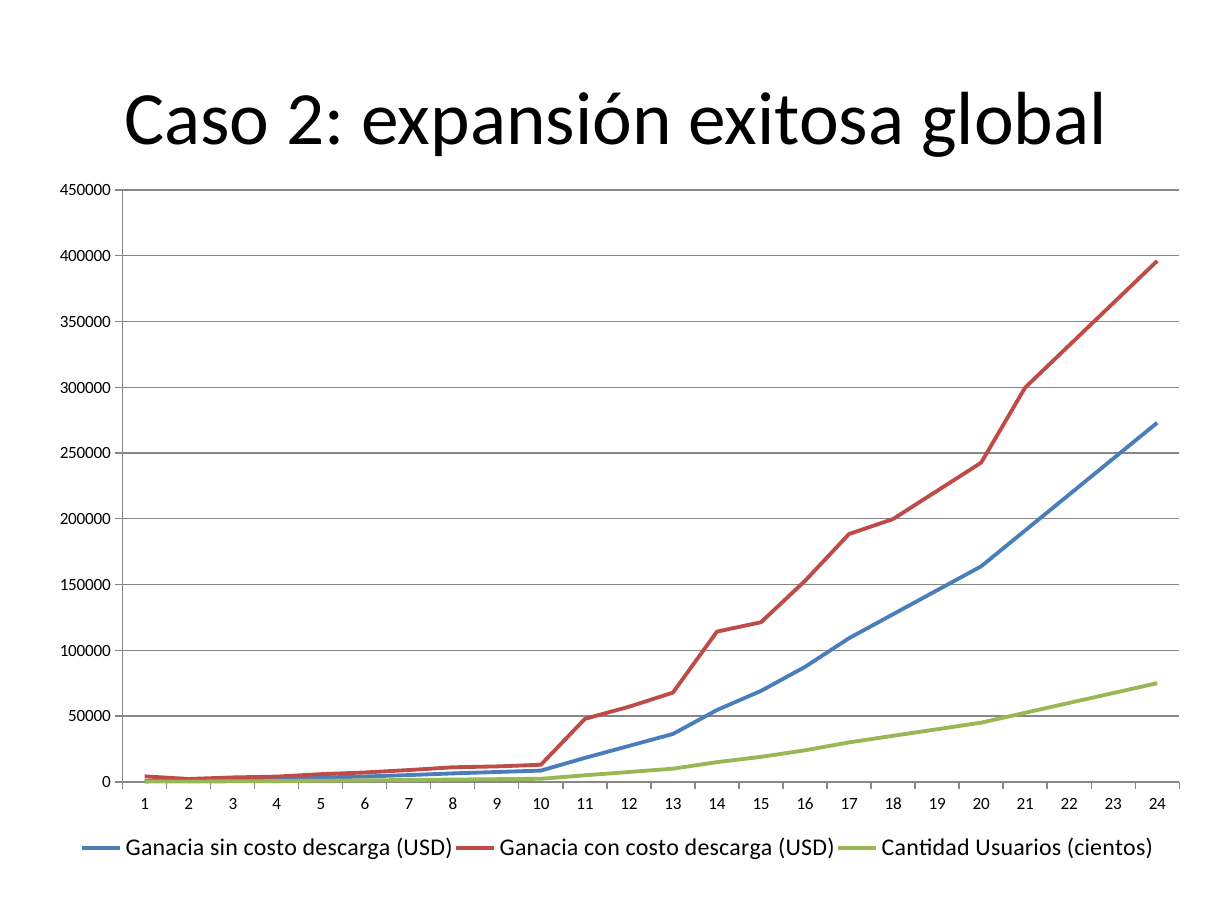
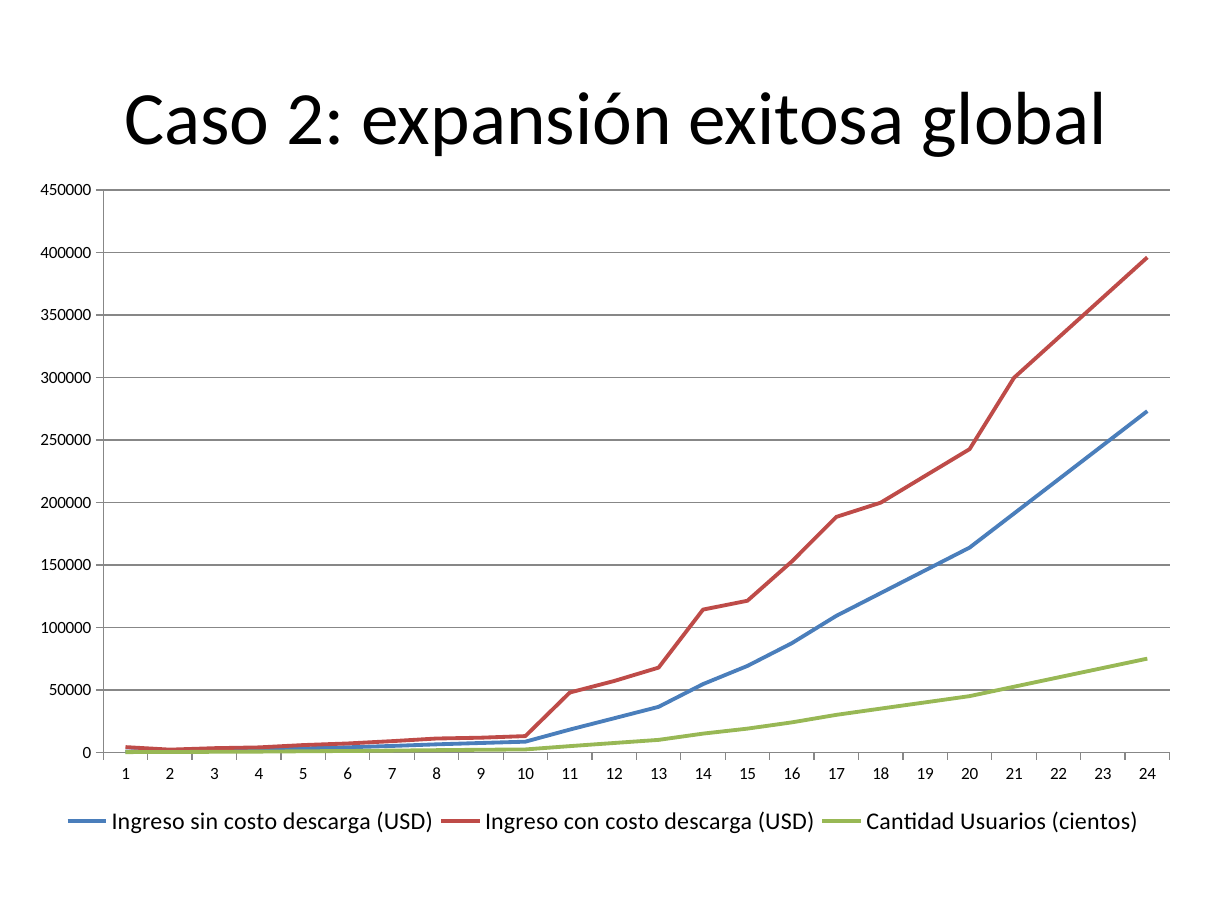
Before and after one commit to dschenkelman/taller-proyectos, a slide deck: slide 10 of Assets/Presentación negocio.pptx. Drawn at 1232x924 pixels with LibreOffice and Linux fonts; fonts in the diff are those of the drawing. Boxes give left, top, right and bottom in pixels: in the first picture for what was removed or moved away, otherwise in the second. Text is boxed around its words. In the diff, an @@ line names an element or a change of style, - is before the commit and + after.

```diff
--- a/Assets/Presentación negocio.pptx
+++ b/Assets/Presentación negocio.pptx
@@ line chart at bbox=[25, 171, 1189, 870] @@
-Ganacia sin costo descarga (USD): 0, 0, 0, 0, 0, 0, 10000, 10000, 10000, 10000, 20000, 30000, 40000, 50000, 70000, 90000, 110000, 130000, 150000, 160000, 190000, 220000, 250000, 270000
+Ingreso sin costo descarga (USD): 0, 0, 0, 0, 0, 0, 10000, 10000, 10000, 10000, 20000, 30000, 40000, 50000, 70000, 90000, 110000, 130000, 150000, 160000, 190000, 220000, 250000, 270000
-Ganacia con costo descarga (USD): 0, 0, 0, 0, 10000, 10000, 10000, 10000, 10000, 10000, 50000, 60000, 70000, 110000, 120000, 150000, 190000, 200000, 220000, 240000, 300000, 330000, 360000, 400000
+Ingreso con costo descarga (USD): 0, 0, 0, 0, 10000, 10000, 10000, 10000, 10000, 10000, 50000, 60000, 70000, 110000, 120000, 150000, 190000, 200000, 220000, 240000, 300000, 330000, 360000, 400000
@@ plot area changed @@
@@ line chart: place and size @@
-line chart at bbox=[43, 171, 1198, 899]
+line chart at bbox=[25, 171, 1189, 870]
```
Also in this commit, not shown: 1 other slide changed, 2 other files.
